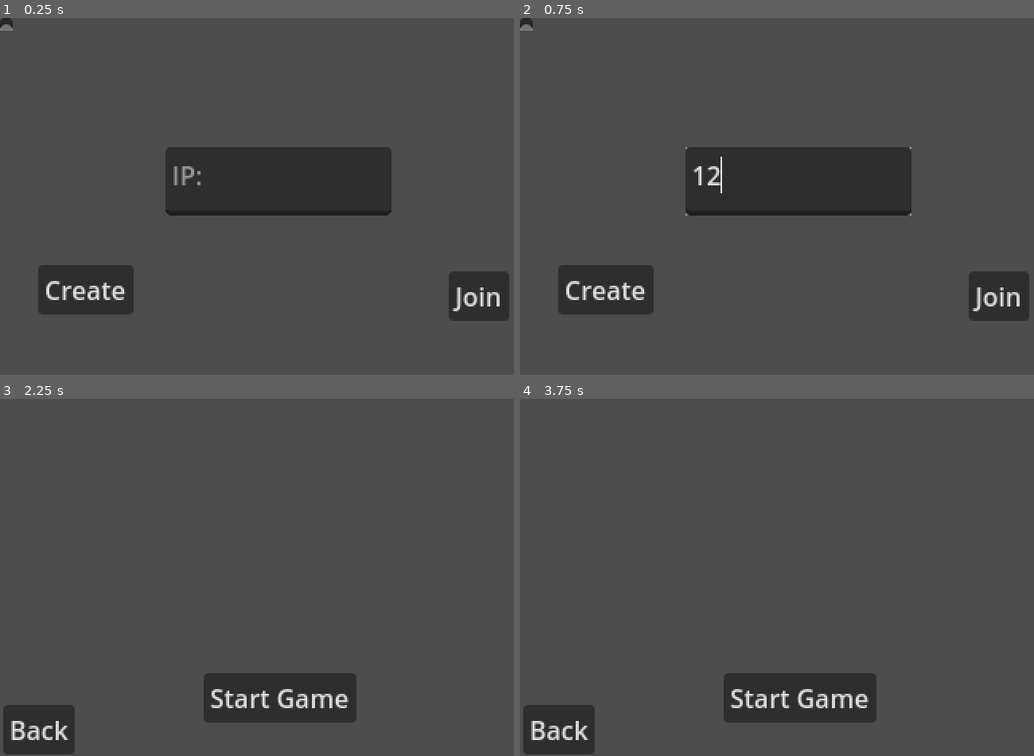
Above: before the commit, frames 1-4 (two rows, left to right).
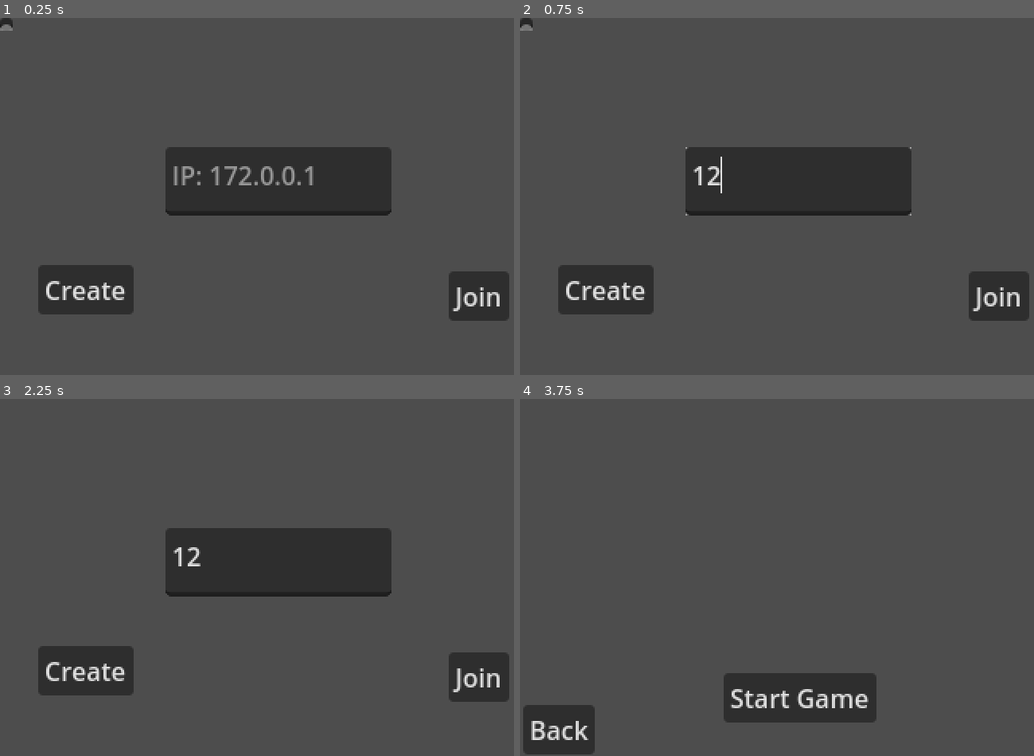
Above: after the commit, the same moments.

Repository: LoganCombs04/B438-BlackJack-Multiplayer
Game: Godot game, scene res://Scenes/main.tscn
Same seed, same stepped clock (60 frames per second), same inputs: the game is played once before the commit and once after it.
Inputs (mouse positions are in pixels of both pictures, inside the frame that each line leads up to):
- Up to frame 1 (0.25 s): no input
- Up to frame 2 (0.75 s): click (797, 182) at 0.52 s; type "12" at 0.6 s
- Up to frame 3 (2.25 s): click "Create" at 1.25 s; click "Start Game" at 2 s
- Up to frame 4 (3.75 s): click (797, 698) at 2.75 s, where only the run before the commit has a clickable "Start Game"; click (607, 670) at 3.5 s, where only the run after the commit has a clickable "Create"

The runs differ from the first frame. In frame 1, 0.4% of the frame differs, in the area x 41-61%, y 41-47%; in frame 2, nothing differs; in frame 3, 18%, in the area x 0-100%, y 36-100%; in frame 4, nothing differs.

Commit message:
Added leave lobby feature that fully kicks all players out when one player disconnects from the lobby.

Diff:
--- a/Autoload/NetworkManager.gd
+++ b/Autoload/NetworkManager.gd
@@ -44,6 +44,11 @@
 	print("Player has created Lobby! Player id is " + str(multiplayer.get_unique_id()))
 
 
+func leave_game():
+	players = {}
+	multiplayer.multiplayer_peer.close()
+
+
 #func remove_multiplayer_peer():
 	#multiplayer.multiplayer_peer = null
 	#players.clear()
--- a/Scenes/main_menu.tscn
+++ b/Scenes/main_menu.tscn
@@ -31,7 +31,7 @@
 offset_top = 81.0
 offset_right = 246.0
 offset_bottom = 124.0
-placeholder_text = "IP:"
+placeholder_text = "IP: 172.0.0.1"
 
 [node name="Back" type="Button" parent="."]
 offset_left = 2.0
--- a/Scripts/main.gd
+++ b/Scripts/main.gd
@@ -79,7 +79,9 @@
 		$Deck.queue_free()
 
 	$ActionMenu.Reset()
-	$MainMenu.View_In_Lobby()
+	$MainMenu.View_Main_Menu()
+
+	NetworkManager.leave_game()
 
 func Game_Loop() -> void:
 	while(GameActive):
